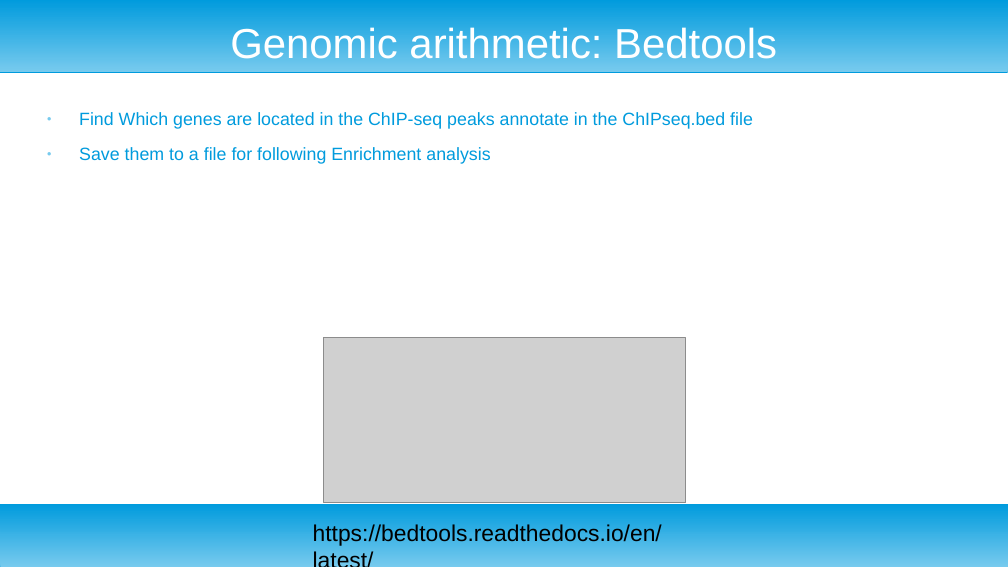
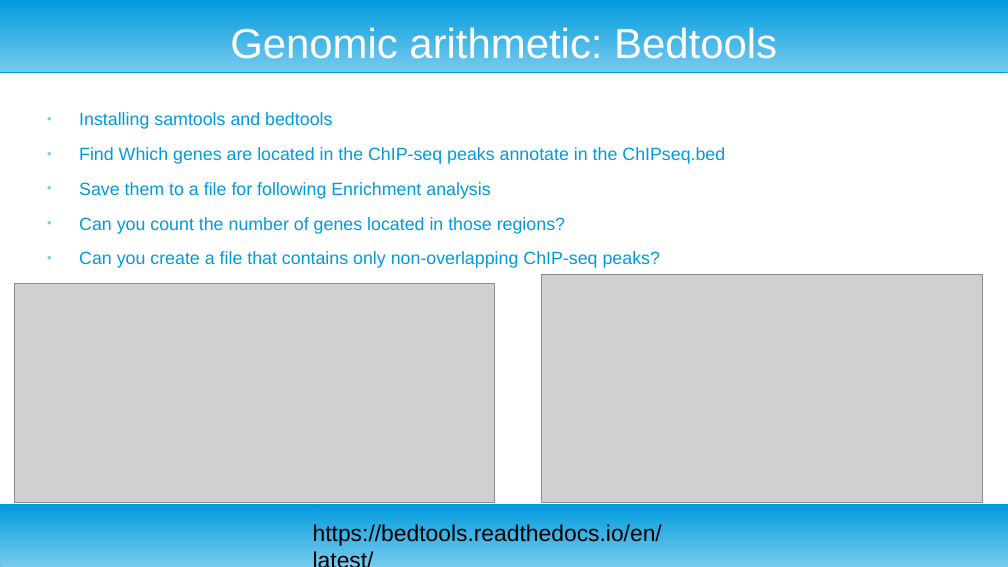
Before and after one commit to ngualand/Introduction_to_bioinformatics, a slide deck: slide 14 of Slides/Mapping files and common genomic arithmetics.odp. Drawn at 1008x567 pixels with LibreOffice and Linux fonts; fonts in the diff are those of the drawing; grey boxes stand for pictures. Boxes give left, top, right and bottom in pixels: in the first picture for what was removed or moved away, otherwise in the second. Text is boxed around its words. In the diff, an @@ line names an element or a change of style, - is before the commit and + after.

```diff
--- a/Slides/Mapping files and common genomic arithmetics.odp
+++ b/Slides/Mapping files and common genomic arithmetics.odp
@@ text at bbox=[79, 112, 725, 164]: text changed @@
-● Find Which genes are located in the ChIP-seq peaks annotate in the ChIPseq.bed file
+● Installing samtools and bedtools
+● Find Which genes are located in the ChIP-seq peaks annotate in the ChIPseq.bed
@@ text at bbox=[79, 217, 660, 268]: paragraphs added @@
+● Can you count the number of genes located in those regions?
+● Can you create a file that contains only non-overlapping ChIP-seq peaks?
@@ picture: place and size @@
-picture at bbox=[324, 338, 686, 503]
+picture at bbox=[15, 284, 495, 503]
@@ picture added at bbox=[542, 274, 983, 503] @@
```
Also in this commit, not shown: 7 other slides changed, 3 other files.
